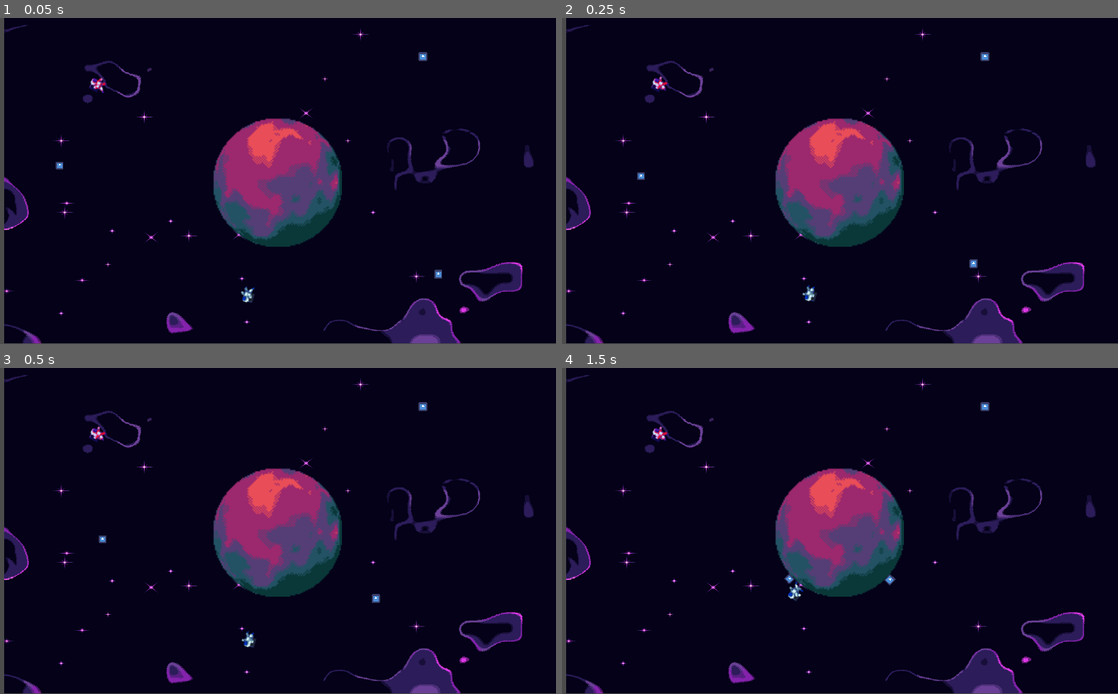
Above: before the commit, frames 1-4 (two rows, left to right).
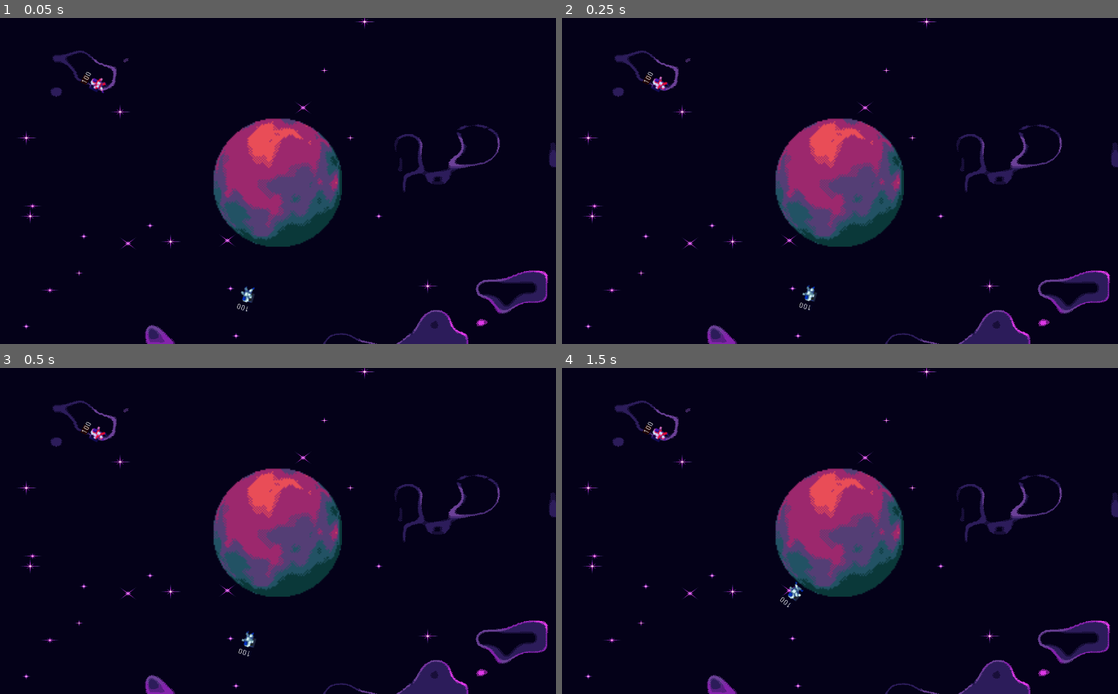
Above: after the commit, the same moments.

Repository: salveal/Astro-Rivals
Game: Godot game, scene res://scenes/main.tscn
The game is run twice, just before and just after one commit, with the same random seed, the same clock (stepped at 60 frames per second) and the same inputs. The engine's default icon, where the game draws it, is replaced by a stand-in: a white triangle on a blue panel in a dark square.
Inputs (mouse positions are in pixels of both pictures, inside the frame that each line leads up to):
- Up to frame 1 (0.05 s): no input
- Up to frame 2 (0.25 s): no input
- Up to frame 3 (0.5 s): no input
- Up to frame 4 (1.5 s): move the mouse to (962, 514) at 0.52 s; hold O (add_grav) 0.53-1.28 s; hold D (move_right) from 0.53 s (still down); tap W (jump) at 0.77, 1.07 s; tap P (low_grav) at 0.8, 1.35 s; move the mouse to (728, 547) at 1.27 s

The runs differ from the first frame. In frame 1, 6.3% of the frame differs, in the area x 0-100%, y 0-100%; in frame 2, 6.3%; in frame 3, 6.3%; in frame 4, 6.3%.

Commit message:
Impacto misil y daño

Diff:
--- a/AstroRivals/project.godot
+++ b/AstroRivals/project.godot
@@ -21,6 +21,8 @@
 [global]
 
 gravity=false
+layes=false
+layers=false
 
 [input]
 
@@ -59,6 +61,13 @@
  ]
 }
 
+[layer_names]
+
+2d_physics/layer_1="world"
+2d_physics/layer_2="gravity"
+2d_physics/layer_3="soldiers"
+2d_physics/layer_4="misil"
+
 [physics]
 
 common/enable_pause_aware_picking=true
--- /dev/null
+++ b/AstroRivals/scenes/Area2D.gd
@@ -0,0 +1,23 @@
+extends Node2D
+
+# Variables
+var bodies
+var damage_value
+
+# Called when the node enters the scene tree for the first time.
+func _ready():
+	print("Se creo la explosion")
+
+# Called every frame. 'delta' is the elapsed time since the previous frame.
+func _process(delta):
+	pass
+
+func generate_damage():
+	print("Generando daño")
+	bodies = $Area2D.get_overlapping_bodies()
+	if len(bodies) > 0:
+		damage_value = randi() % 5 + 20
+		for i in bodies:
+			print(i)
+			if i.has_method("take_damage"):
+				i.take_damage(self)
--- a/AstroRivals/scenes/Gravity.gd
+++ b/AstroRivals/scenes/Gravity.gd
@@ -14,3 +14,5 @@
 		gravity += 100
 	elif Input.is_action_pressed("low_grav"):
 		gravity -= 100
+
+	#print(get_overlapping_bodies())
--- a/AstroRivals/scenes/Player.gd
+++ b/AstroRivals/scenes/Player.gd
@@ -1,27 +1,34 @@
 extends KinematicBody2D
 
-# Variables
+# Variables personajes
+var HP = 100
+
+# Variables Moviminetos
 var GRAVITY = 5000
 var MAX_SPEED = 4000
 var JUMP = 3000
 var MAX_POWER = 200
 var MIN_POWER = 0
-
 var direction = 0
 var speed = Vector2()
 var velocity = Vector2()
 var grav_point = Vector2()
+
+# Variables armas
 var bullet
 var generate_shoot = false
 var rate = 2
 var power = 0
-var active = true
+
+# Variables Turnos
+var active = false
 var changeControl = false
 
 # Imports
 onready var Planet = get_parent().get_node("Planet")
 onready var power_bar = $PowerBar
 onready var sprite = $Sprite
+onready var hp_label = $HP_label/Label
 onready var animTree = $AnimationTree
 onready var playback = animTree.get("parameters/playback")
 var BULLET = preload("res://scenes/bullet.tscn")
@@ -31,6 +38,7 @@
 	animTree.active = true
 	grav_point = Planet.global_position
 	power = 0
+	hp_label.set_text(str(HP))
 	print(grav_point)
 
 func get_rotation_player(grav_vector):
@@ -81,16 +89,10 @@
 
 	# Comprueba si el jugador esta en el area de la gravedad
 	# para poder aplicarla o no
-	if is_in_area_gravity():
+	if is_in_area_gravity() and active:
 		speed = apply_movement(speed, delta)
 
-	else:
-		speed.x = MAX_SPEED * direction
-		if speed.y < GRAVITY:
-			speed.y += GRAVITY * delta
-
 	apply_animations()
-
 
 	# Se generan las rotaciones de las velocidades y del personaje
 	velocity = Vector2(speed.x * delta, speed.y * delta)
@@ -122,7 +124,7 @@
 			if Input.is_action_just_released("shoot"):
 				bullet = BULLET.instance()
 				var mouse_position = get_global_mouse_position()
-				bullet.global_position = global_position - (global_position - mouse_position).normalized() * 25
+				bullet.global_position = global_position - (global_position - mouse_position).normalized() * 50
 				bullet.linear_velocity = (mouse_position - global_position).normalized() * power * 2
 				get_parent().add_child(bullet)
 				generate_shoot = false
@@ -136,3 +138,8 @@
 
 func getChangeControl():
 	return changeControl
+
+
+func take_damage(damage_origin: Node):
+	HP -= damage_origin.damage_value
+	hp_label.set_text(str(HP))
--- a/AstroRivals/scenes/PlayerRed.gd
+++ /dev/null
@@ -1,133 +0,0 @@
-extends KinematicBody2D
-
-# Variables
-var GRAVITY = 5000
-var MAX_SPEED = 4000
-var JUMP = 3000
-var MAX_POWER = 200
-var MIN_POWER = 0
-
-var direction = 0
-var speed = Vector2()
-var velocity = Vector2()
-var grav_point = Vector2()
-var bullet
-var generate_shoot = false
-var rate = 2
-var power = 0
-var active = false
-var changeControl = false
-
-# Imports
-onready var Planet = get_parent().get_node("Planet")
-onready var power_bar = $PowerBar
-onready var sprite = $Sprite
-onready var animTree = $AnimationTree
-onready var playback = animTree.get("parameters/playback")
-var BULLET = preload("res://scenes/bullet.tscn")
-
-# Called when the node enters the scene tree for the first time.
-func _ready():
-	animTree.active = true
-	grav_point = Planet.global_position
-	power = 0
-	print(grav_point)
-
-func get_rotation_player(grav_vector):
-	var rotation = Vector2(0,1)
-	return rotation.angle_to(grav_vector)
-
-func apply_movement(sp, delta):
-	# Movement
-	if Input.is_action_pressed("move_left"):
-		direction = -1
-	elif Input.is_action_pressed("move_right"):
-		direction = 1
-	else:
-		direction = 0
-
-	sp.x = MAX_SPEED * direction
-	if sp.y < GRAVITY:
-		sp.y += GRAVITY * delta
-
-	if is_on_floor() and Input.is_action_just_pressed("jump"):
-		sp.y = -2 * JUMP
-
-	return sp
-
-func apply_animations():
-	# Animation
-	if is_on_floor():
-		if direction != 0:
-			playback.travel("walk")
-		else:
-			playback.travel("idle")
-	else:
-		playback.travel("jump")
-
-	if active:
-		if Input.is_action_pressed("move_right") and not Input.is_action_pressed("move_left"):
-			sprite.flip_h = false
-
-		if Input.is_action_pressed("move_left") and not Input.is_action_pressed("move_right"):
-			sprite.flip_h = true
-
-# Function called to move the player around the scene
-func _physics_process(delta):
-	# obtiene los valores importantes para el calculo
-	var gravity_vector = (grav_point - position).normalized()
-	var rotation = get_rotation_player(gravity_vector)
-	move_and_slide(velocity, -gravity_vector)
-
-	# Comprueba si el jugador esta en el area de la gravedad
-	# para poder aplicarla o no
-	if is_in_area_gravity() and active:
-		speed = apply_movement(speed, delta)
-
-	apply_animations()
-
-
-	# Se generan las rotaciones de las velocidades y del personaje
-	velocity = Vector2(speed.x * delta, speed.y * delta)
-	velocity = velocity.rotated(rotation)
-	set_rotation(rotation)
-
-
-func is_in_area_gravity():
-	# Funcion que retornara un booleano dependiendo si el
-	# player se encuentra en el area de la gravedad del planeta
-	var radio = Planet.get_node("Gravity/CollisionShape2D").shape.radius
-	var distancia = position.distance_to(Planet.position)
-	return distancia < radio
-
-# Called every frame. 'delta' is the elapsed time since the previous frame.
-func _process(delta):
-	if active:
-		if Input.is_action_pressed("add_grav"):
-			GRAVITY += 1000
-		elif Input.is_action_pressed("low_grav"):
-			GRAVITY -= 1000
-
-		if generate_shoot == true:
-			if generate_shoot and (power > MAX_POWER or power < MIN_POWER):
-				rate = -rate
-
-			power += rate
-			power_bar.value = power
-			if Input.is_action_just_released("shoot"):
-				bullet = BULLET.instance()
-				var mouse_position = get_global_mouse_position()
-				bullet.global_position = global_position - (global_position - mouse_position).normalized() * 25
-				bullet.linear_velocity = (mouse_position - global_position).normalized() * power * 2
-				get_parent().add_child(bullet)
-				generate_shoot = false
-				power = 0
-				power_bar.value = power
-				changeControl = true
-
-		# Generar disparo
-		if Input.is_action_just_pressed("shoot"):
-			generate_shoot = true
-
-func getChangeControl():
-	return changeControl
--- a/AstroRivals/scenes/bullet.tscn
+++ b/AstroRivals/scenes/bullet.tscn
@@ -4,7 +4,7 @@
 [ext_resource path="res://scenes/misil.gd" type="Script" id=2]
 
 [sub_resource type="RectangleShape2D" id=1]
-extents = Vector2( 4, 2.5 )
+extents = Vector2( 3.75, 2.5 )
 
 [sub_resource type="CanvasItemMaterial" id=2]
 blend_mode = 1
@@ -177,19 +177,24 @@
 
 [sub_resource type="AnimationNodeStateMachine" id=9]
 states/init/node = SubResource( 6 )
-states/init/position = Vector2( 221, 99.5 )
+states/init/position = Vector2( 221, 98.75 )
 states/loop/node = SubResource( 7 )
 states/loop/position = Vector2( 411, 98.75 )
 transitions = [ "init", "loop", SubResource( 8 ) ]
+start_node = "init"
 
 [sub_resource type="AnimationNodeStateMachinePlayback" id=10]
 
 [node name="Misil" type="RigidBody2D"]
+collision_layer = 15
+collision_mask = 15
+contacts_reported = 1
+contact_monitor = true
 linear_velocity = Vector2( 180, 100 )
 script = ExtResource( 2 )
 
-[node name="CollisionShape2D" type="CollisionShape2D" parent="."]
-position = Vector2( 8, -1 )
+[node name="ColisionMisil" type="CollisionShape2D" parent="."]
+position = Vector2( 7.5, -1 )
 scale = Vector2( 2, 2 )
 shape = SubResource( 1 )
 
@@ -203,6 +208,7 @@
 }
 
 [node name="AnimationPlayer" type="AnimationPlayer" parent="."]
+autoplay = "init"
 anims/RESET = SubResource( 3 )
 anims/init = SubResource( 4 )
 anims/loop = SubResource( 5 )
@@ -212,6 +218,6 @@
 anim_player = NodePath("../AnimationPlayer")
 parameters/playback = SubResource( 10 )
 
-[node name="Line2D" type="Line2D" parent="."]
-visible = false
-points = PoolVector2Array( 0, 0, -13, -2, -19, -2, -25, -2, -28, 0, -34, 4, -40, 9, -45, 14 )
+[node name="Timer" type="Timer" parent="."]
+wait_time = 0.1
+one_shot = true
--- /dev/null
+++ b/AstroRivals/scenes/explosion.tscn
@@ -0,0 +1,17 @@
+[gd_scene load_steps=3 format=2]
+
+[ext_resource path="res://scenes/Area2D.gd" type="Script" id=1]
+
+[sub_resource type="CircleShape2D" id=1]
+radius = 74.4312
+
+[node name="Node2D" type="Node2D"]
+modulate = Color( 0, 0, 0, 1 )
+script = ExtResource( 1 )
+
+[node name="Area2D" type="Area2D" parent="."]
+collision_layer = 29
+collision_mask = 29
+
+[node name="CollisionShape2D" type="CollisionShape2D" parent="Area2D"]
+shape = SubResource( 1 )
--- a/AstroRivals/scenes/main.tscn
+++ b/AstroRivals/scenes/main.tscn
@@ -1,6 +1,5 @@
-[gd_scene load_steps=54 format=2]
-
-[ext_resource path="res://icon.png" type="Texture" id=1]
+[gd_scene load_steps=50 format=2]
+
 [ext_resource path="res://scenes/Player.gd" type="Script" id=2]
 [ext_resource path="res://scenes/Gravity.gd" type="Script" id=3]
 [ext_resource path="res://scenes/main.gd" type="Script" id=4]
@@ -12,17 +11,10 @@
 [ext_resource path="res://assets/soldiers/red/Astronaut_Idle_red.png" type="Texture" id=10]
 [ext_resource path="res://assets/soldiers/red/Astronaut_Jump_red.png" type="Texture" id=11]
 [ext_resource path="res://assets/soldiers/red/Astronaut_Run_red.png" type="Texture" id=12]
-[ext_resource path="res://scenes/PlayerRed.gd" type="Script" id=13]
 [ext_resource path="res://assets/levels/level1_planet.png" type="Texture" id=14]
 [ext_resource path="res://assets/levels/level1_background.png" type="Texture" id=15]
 
 [sub_resource type="ImageTexture" id=42]
-
-[sub_resource type="RectangleShape2D" id=2]
-extents = Vector2( 15.75, 15 )
-
-[sub_resource type="CanvasItemMaterial" id=3]
-blend_mode = 1
 
 [sub_resource type="RectangleShape2D" id=7]
 extents = Vector2( 8.25, 8.75 )
@@ -841,7 +833,7 @@
 [sub_resource type="CircleShape2D" id=4]
 radius = 285.028
 
-[node name="mainScene" type="Node2D"]
+[node name="Level1" type="Node2D"]
 position = Vector2( 8, 0 )
 script = ExtResource( 4 )
 
@@ -851,53 +843,15 @@
 texture = SubResource( 42 )
 
 [node name="Level1Background" type="Sprite" parent="TextureRect"]
-position = Vector2( 514, 299.5 )
-scale = Vector2( 1.285, 0.998333 )
+position = Vector2( 503, 301 )
+scale = Vector2( 1.4525, 1.09083 )
 texture = ExtResource( 15 )
-
-[node name="BloqueRigid" type="RigidBody2D" parent="."]
-position = Vector2( 96, 268 )
-linear_velocity = Vector2( 180, 100 )
-
-[node name="CollisionShape2D" type="CollisionShape2D" parent="BloqueRigid"]
-scale = Vector2( 0.5, 0.5 )
-shape = SubResource( 2 )
-
-[node name="Sprite" type="Sprite" parent="BloqueRigid"]
-material = SubResource( 3 )
-position = Vector2( -1.90735e-06, 3.8147e-06 )
-scale = Vector2( 0.21875, 0.21875 )
-texture = ExtResource( 1 )
-
-[node name="BloqueRigid2" type="RigidBody2D" parent="."]
-position = Vector2( 808, 475 )
-linear_velocity = Vector2( -250, -100 )
-
-[node name="CollisionShape2D" type="CollisionShape2D" parent="BloqueRigid2"]
-scale = Vector2( 0.5, 0.5 )
-shape = SubResource( 2 )
-
-[node name="Sprite" type="Sprite" parent="BloqueRigid2"]
-material = SubResource( 3 )
-position = Vector2( -0.500042, 7.62939e-06 )
-scale = Vector2( 0.234376, 0.25 )
-texture = ExtResource( 1 )
-
-[node name="BloqueRigid3" type="RigidBody2D" parent="."]
-position = Vector2( 771, 71 )
-
-[node name="CollisionShape2D" type="CollisionShape2D" parent="BloqueRigid3"]
-scale = Vector2( 0.5, 0.5 )
-shape = SubResource( 2 )
-
-[node name="Sprite" type="Sprite" parent="BloqueRigid3"]
-material = SubResource( 3 )
-scale = Vector2( 0.25, 0.25 )
-texture = ExtResource( 1 )
 
 [node name="BluePlayer" type="KinematicBody2D" parent="."]
 position = Vector2( 449, 509 )
 scale = Vector2( 2, 2 )
+collision_layer = 13
+collision_mask = 15
 script = ExtResource( 2 )
 
 [node name="Sprite" type="Sprite" parent="BluePlayer"]
@@ -939,10 +893,24 @@
 anim_player = NodePath("../AnimationPlayer")
 parameters/playback = SubResource( 26 )
 
+[node name="HP_label" type="ColorRect" parent="BluePlayer"]
+margin_left = -5.0
+margin_top = -16.0
+margin_right = 3.0
+margin_bottom = -10.0
+color = Color( 0.0196078, 0.0156863, 0.129412, 1 )
+
+[node name="Label" type="Label" parent="BluePlayer/HP_label"]
+margin_right = 16.0
+margin_bottom = 14.0
+rect_scale = Vector2( 0.5, 0.5 )
+
 [node name="RedPlayer" type="KinematicBody2D" parent="."]
 position = Vector2( 173, 124 )
 scale = Vector2( 2, 2 )
-script = ExtResource( 13 )
+collision_layer = 13
+collision_mask = 15
+script = ExtResource( 2 )
 
 [node name="Sprite" type="Sprite" parent="RedPlayer"]
 scale = Vector2( 1.03646, 0.947915 )
@@ -954,10 +922,10 @@
 shape = SubResource( 7 )
 
 [node name="PowerBar" type="ProgressBar" parent="RedPlayer"]
-margin_left = -12.5
-margin_top = -19.0
-margin_right = 91.5
-margin_bottom = 3.0
+margin_left = -8.0
+margin_top = -24.0
+margin_right = 61.0
+margin_bottom = -2.0
 rect_scale = Vector2( 0.25, 0.25 )
 custom_styles/fg = SubResource( 8 )
 custom_styles/bg = SubResource( 9 )
@@ -981,13 +949,33 @@
 anim_player = NodePath("../AnimationPlayer")
 parameters/playback = SubResource( 41 )
 
+[node name="HP_label" type="ColorRect" parent="RedPlayer"]
+margin_left = -5.0
+margin_top = -16.0
+margin_right = 3.0
+margin_bottom = -10.0
+color = Color( 0.129412, 0.0156863, 0.0156863, 1 )
+
+[node name="Label" type="Label" parent="RedPlayer/HP_label"]
+margin_right = 16.0
+margin_bottom = 14.0
+rect_scale = Vector2( 0.5, 0.5 )
+
 [node name="Planet" type="StaticBody2D" parent="."]
 position = Vector2( 504, 303 )
 
 [node name="CollisionShape2D" type="CollisionShape2D" parent="Planet"]
 shape = SubResource( 6 )
 
+[node name="Sprite" type="Sprite" parent="Planet"]
+position = Vector2( -1.49997, -0.999983 )
+scale = Vector2( 2.39, 2.38 )
+texture = ExtResource( 14 )
+
 [node name="Gravity" type="Area2D" parent="Planet"]
+visible = false
+collision_layer = 10
+collision_mask = 2
 space_override = 3
 gravity_point = true
 gravity_vec = Vector2( 0, 0 )
@@ -995,10 +983,4 @@
 script = ExtResource( 3 )
 
 [node name="CollisionShape2D" type="CollisionShape2D" parent="Planet/Gravity"]
-visible = false
 shape = SubResource( 4 )
-
-[node name="Sprite" type="Sprite" parent="Planet"]
-position = Vector2( -1.49997, -0.999983 )
-scale = Vector2( 2.39, 2.38 )
-texture = ExtResource( 14 )
--- a/AstroRivals/scenes/misil.gd
+++ b/AstroRivals/scenes/misil.gd
@@ -7,14 +7,17 @@
 onready var Planet = get_parent().get_node("Planet")
 onready var sprite = $Sprite
 onready var animTree = $AnimationTree
+onready var timer = $Timer
 onready var playback = animTree.get("parameters/playback")
+var EXPLOSION = preload("res://scenes/explosion.tscn")
+var tick = 0
+var explosion
 
 # Called when the node enters the scene tree for the first time.
 func _ready():
 	grav_point = Planet.global_position
 	playback.travel("init")
 	contact_monitor = true
-	contacts_reported = 2
 
 func get_rotation_player(vel_vector):
 	var rotation = Vector2(1,0)
@@ -26,10 +29,18 @@
 	var linear_vel = get_linear_velocity()
 	if linear_vel.length() > 20:
 		b_rotation = get_rotation_player(linear_vel.normalized())
-	#if linear_velocity.y < 0:
-	#	fallen_rotation += 0.3
-	#	rotation += fallen_rotation
 		set_rotation(b_rotation)
 
-	#if contact_monitor:
-	#	queue_free()
+	check_colision()
+
+func check_colision():
+	var bodies = get_colliding_bodies()
+	if len(bodies) > 0 and tick == 0:
+		explosion = EXPLOSION.instance()
+		add_child(explosion)
+		timer.start()
+		tick+=1
+
+	elif tick==1 and timer.is_stopped():
+		explosion.generate_damage()
+		queue_free()
